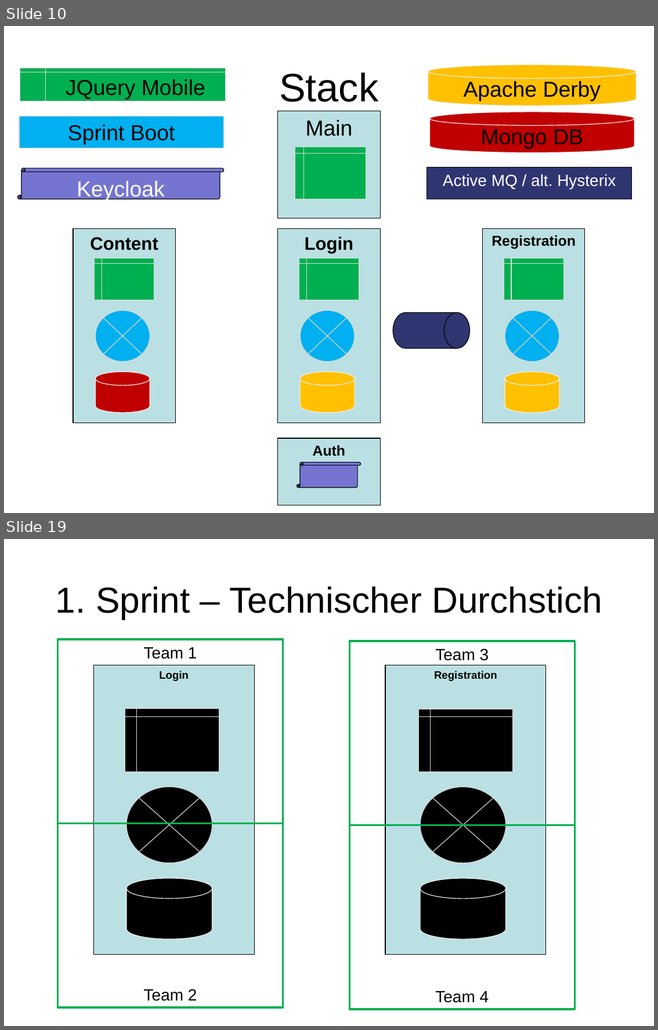
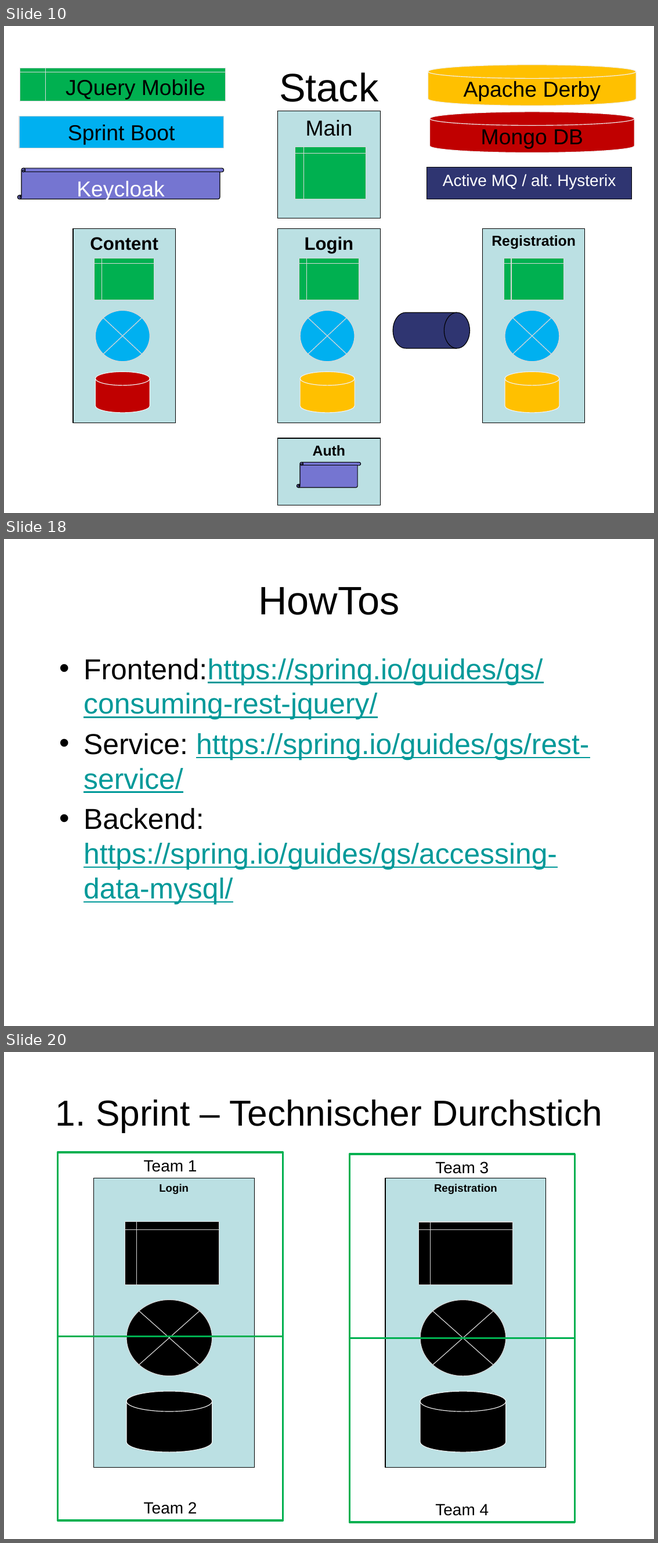
Before and after one commit to owronka/SubZeroMicroservices, a slide deck: doc/Resilient Microservices.pptx. Shown one above the other, each under a label of ours: slides 10 and 19 before the commit, slides 10, 18 and 20 after it; the slides between them are not shown. The pictures are 658x1030 and 658x1543 pixels, drawn with LibreOffice and Linux fonts; fonts in the diff are those of the drawing. Boxes give left, top, right and bottom in pixels: in the first picture for what was removed or moved away, otherwise in the second. Text is boxed around its words. In the diff, an @@ line names an element or a change of style, - is before the commit and + after.

```diff
--- a/doc/Resilient Microservices.pptx
+++ b/doc/Resilient Microservices.pptx
@@ slide 18 added at bbox=[4, 539, 654, 1026], background #FFFFFF @@
@@ title added at bbox=[258, 587, 399, 615], 44 pt, text #000000 @@
+HowTos
@@ text added at bbox=[83, 658, 589, 904], 32 pt, text #009999, underline @@
+• Frontend:https://spring.io/guides/gs/consuming-rest-jquery/
+• Service: https://spring.io/guides/gs/rest-service/
+• Backend: https://spring.io/guides/gs/accessing-data-mysql/
@@ what was slide 19 is now slide 20 @@
```
Also in this commit, not shown: 7 slides changed, 1 other slide added, 1 slide removed, 50 other files.
